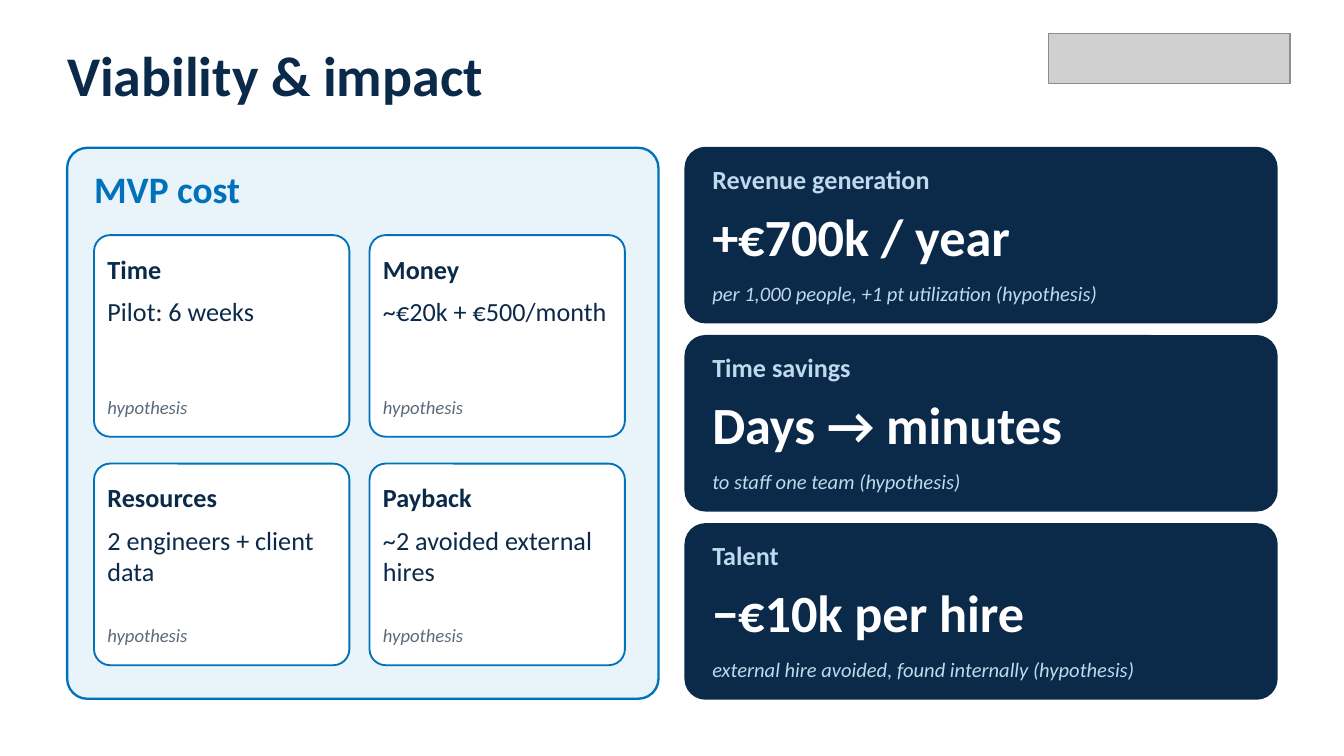
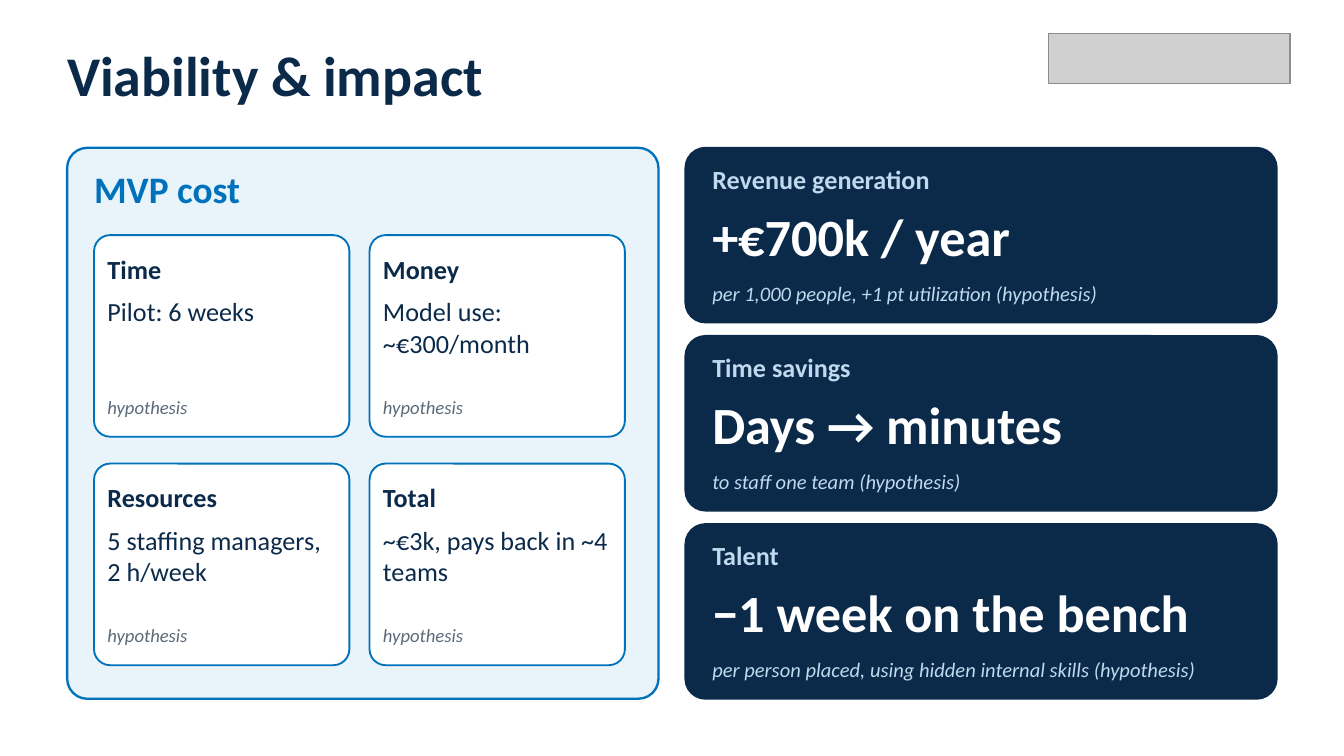
Before and after one commit to igagmol/hackaton-saturday, a slide deck: slide 4 of pitch/NTTDATA_pitch_deck.pptx. Drawn at 1344x756 pixels with LibreOffice and Linux fonts; fonts in the diff are those of the drawing; grey boxes stand for pictures. Boxes give left, top, right and bottom in pixels: in the first picture for what was removed or moved away, otherwise in the second. Text is boxed around its words. In the diff, an @@ line names an element or a change of style, - is before the commit and + after.

```diff
--- a/pitch/NTTDATA_pitch_deck.pptx
+++ b/pitch/NTTDATA_pitch_deck.pptx
@@ text at bbox=[383, 303, 530, 354]: text changed @@
-~€20k + €500/month
+Model use: ~€300/month
@@ text at bbox=[383, 488, 436, 508]: text changed @@
-Payback
+Total
@@ text at bbox=[107, 532, 321, 582]: text changed @@
-2 engineers + client data
+5 staffing managers, 2 h/week
@@ text at bbox=[383, 532, 607, 582]: text changed @@
-~2 avoided external hires
+~€3k, pays back in ~4 teams
@@ text at bbox=[712, 595, 1189, 633]: text changed @@
-−€10k per hire
+−1 week on the bench
@@ text at bbox=[712, 662, 1195, 681]: text changed @@
-external hire avoided, found internally (hypothesis)
+per person placed, using hidden internal skills (hypothesis)
```
Also in this commit, not shown: 3 other files.
